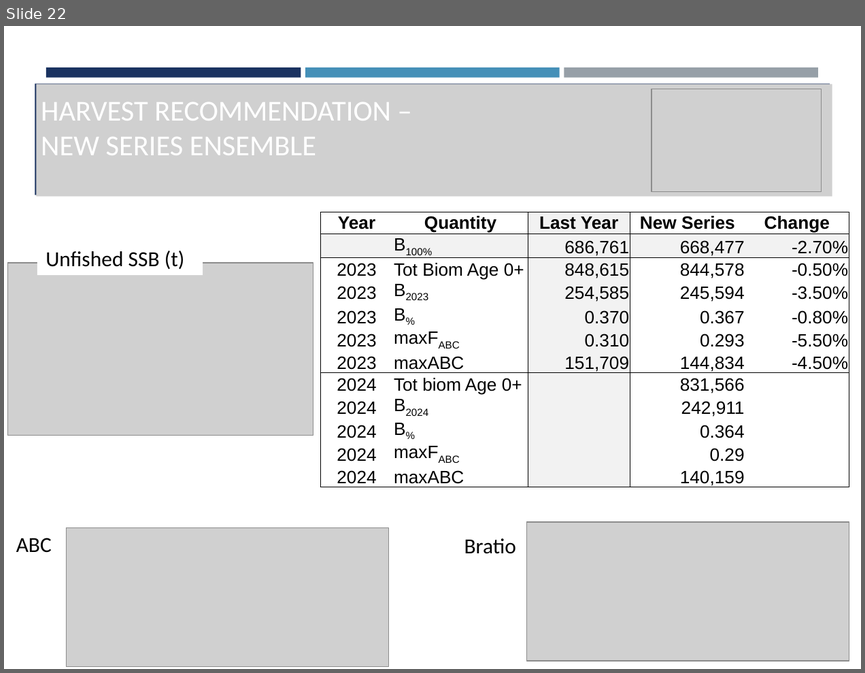
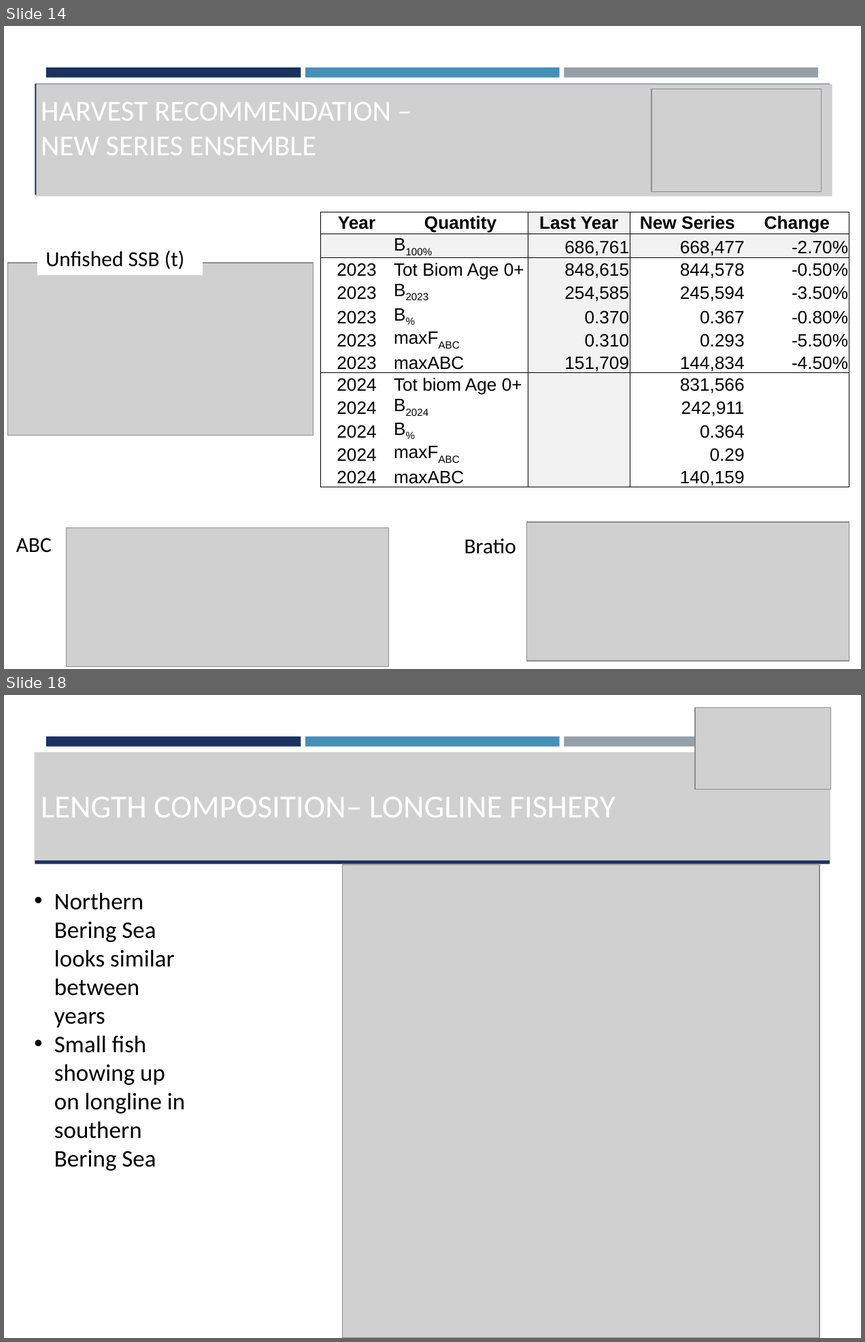
Before and after one commit to afsc-assessments/EBS_PCOD, a slide deck: 2022_ASSESSMENT/NOVEMBER_MODELS/BS_PCOD_SSC_Presentation_2022.pptx. Shown one above the other, each under a label of ours: slide 22 before the commit, slides 14 and 18 after it; the slides between them are not shown. The pictures are 865x673 and 865x1342 pixels, drawn with LibreOffice and Linux fonts; fonts in the diff are those of the drawing; grey boxes stand for pictures. Boxes give left, top, right and bottom in pixels: in the first picture for what was removed or moved away, otherwise in the second. Text is boxed around its words. In the diff, an @@ line names an element or a change of style, - is before the commit and + after.

```diff
--- a/2022_ASSESSMENT/NOVEMBER_MODELS/BS_PCOD_SSC_Presentation_2022.pptx
+++ b/2022_ASSESSMENT/NOVEMBER_MODELS/BS_PCOD_SSC_Presentation_2022.pptx
@@ slide 18 added at (4, 695, 861, 1338), background #FFFFFF; not listed: 4 template elements that a slide beside it also shows @@
@@ picture added at (695, 708, 830, 790) @@
@@ picture added at (35, 752, 831, 860) @@
@@ title added at (41, 797, 615, 817), 27 pt, text #FFFFFF @@
+LENGTH COMPOSITION– LONGLINE FISHERY
@@ picture added at (343, 864, 819, 1338) @@
@@ text added at (54, 892, 185, 1170), 20 pt, text #000000 @@
+• Northern Bering Sea looks similar between years
+• Small fish showing up on longline in southern Bering Sea
@@ what was slide 22 is now slide 14 @@
```
Also in this commit, not shown: 1 slide changed, 4 other slides added, 8 slides removed, 50 other files.
